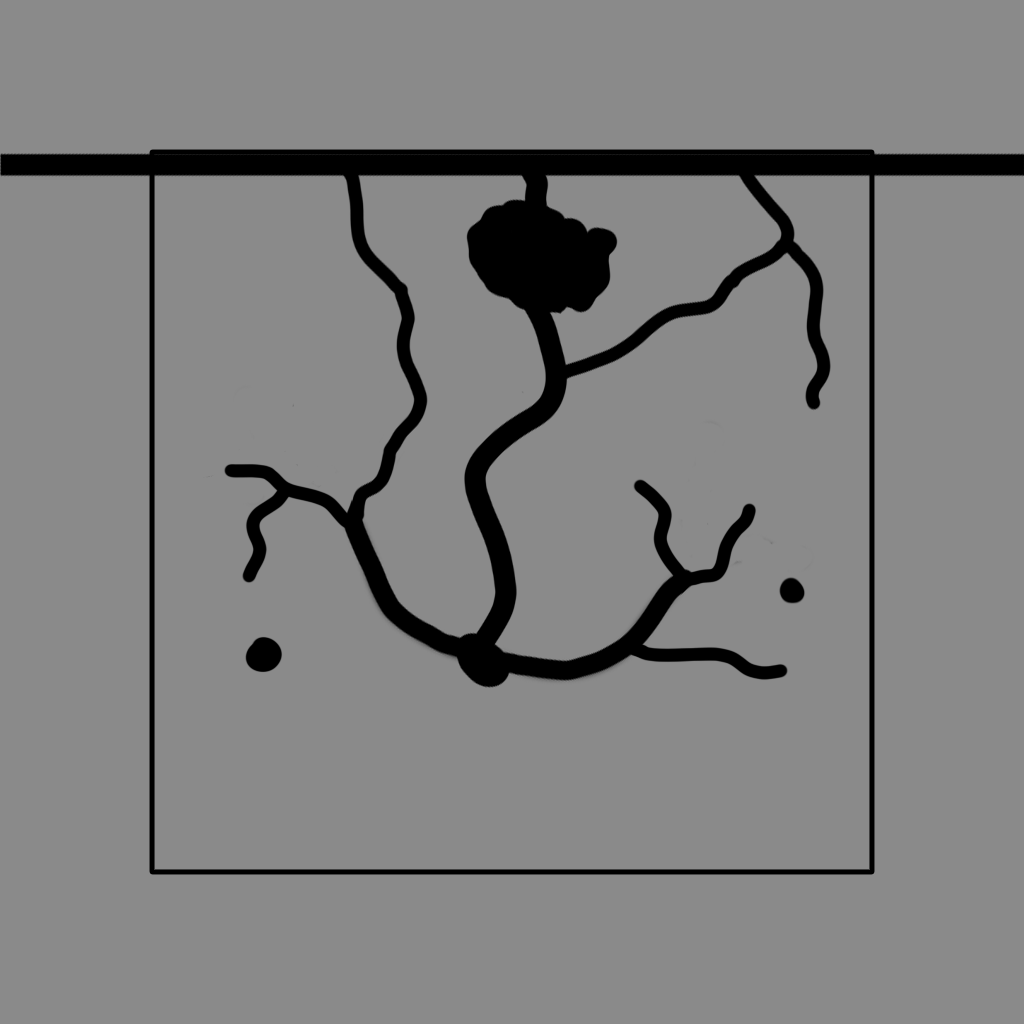
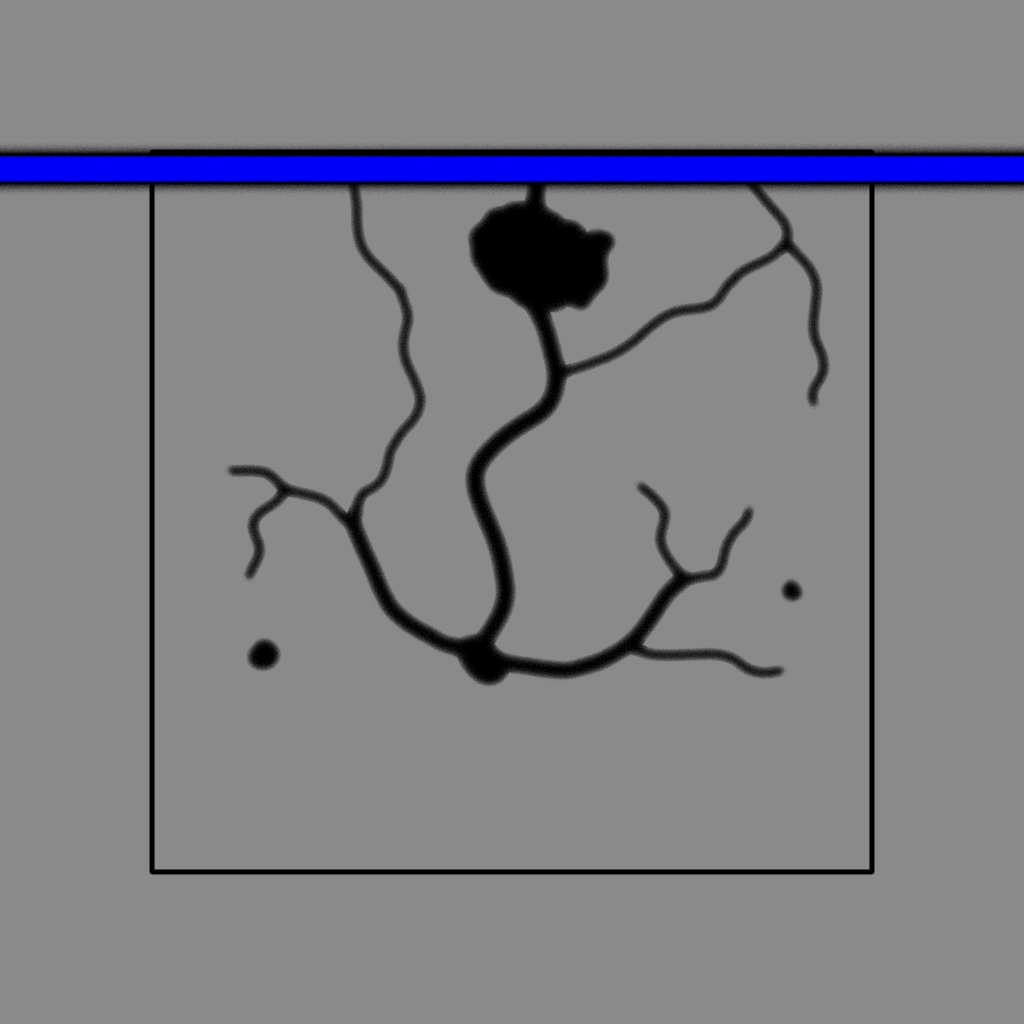
Layer changes from the first 1024px x 1024px image to the second:
painted on "route" over [0, 151, 1024, 187]
